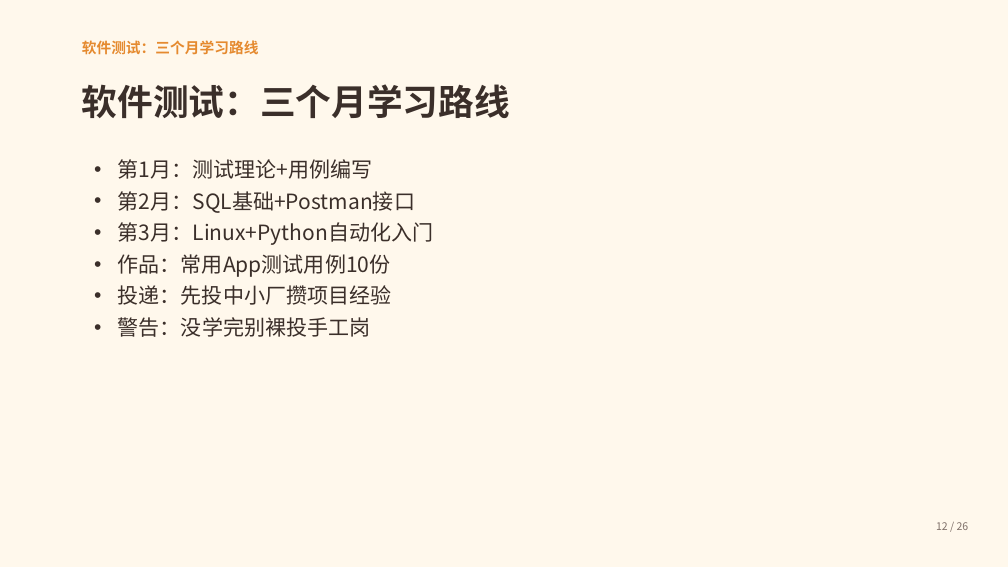
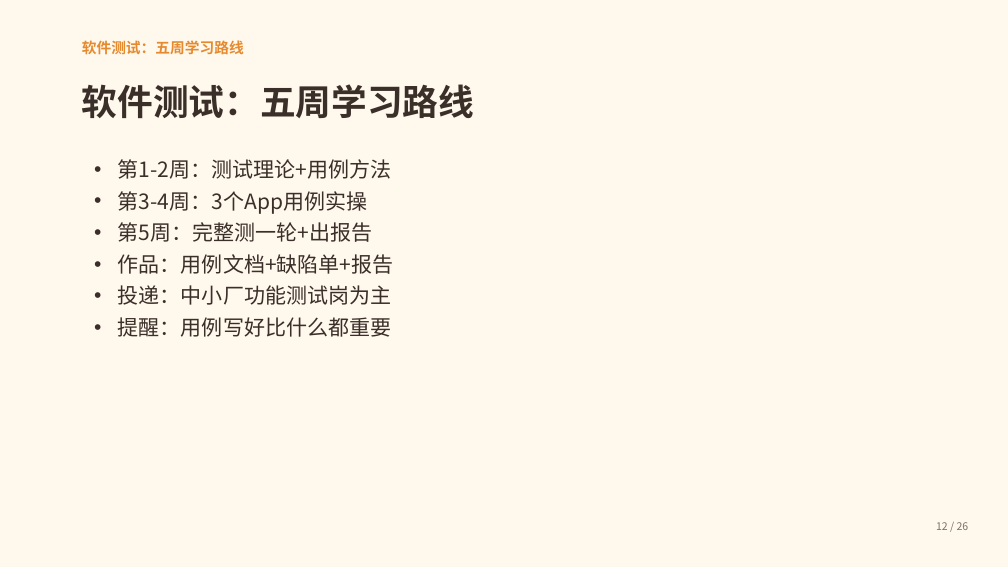
Before and after one commit to Honglixi99/Honglixi99.github.io, a slide deck: slide 12 of static/lulu/ppt/career-guide.pptx. Drawn at 1008x567 pixels with LibreOffice and Linux fonts; fonts in the diff are those of the drawing. Boxes give left, top, right and bottom in pixels: in the first picture for what was removed or moved away, otherwise in the second. Text is boxed around its words. In the diff, an @@ line names an element or a change of style, - is before the commit and + after.

Commit message:
feat: 软件测试改为纯功能测试路线：5 周上手，去掉 SQL/接口/JMeter/Python

```diff
--- a/static/lulu/ppt/career-guide.pptx
+++ b/static/lulu/ppt/career-guide.pptx
@@ text at [82,40,244,55]: text changed @@
-软件测试：三个月学习路线
+软件测试：五周学习路线
@@ text at [82,84,474,118]: text changed @@
-软件测试：三个月学习路线
+软件测试：五周学习路线
@@ text at [118,159,394,337]: text changed @@
-• 第1月：测试理论+用例编写
-• 第2月：SQL基础+Postman接口
-• 第3月：Linux+Python自动化入门
-• 作品：常用App测试用例10份
-• 投递：先投中小厂攒项目经验
-• 警告：没学完别裸投手工岗
+• 第1-2周：测试理论+用例方法
+• 第3-4周：3个App用例实操
+• 第5周：完整测一轮+出报告
+• 作品：用例文档+缺陷单+报告
+• 投递：中小厂功能测试岗为主
+• 提醒：用例写好比什么都重要
```
Also in this commit, not shown: 2 other slides changed, 4 other files.
